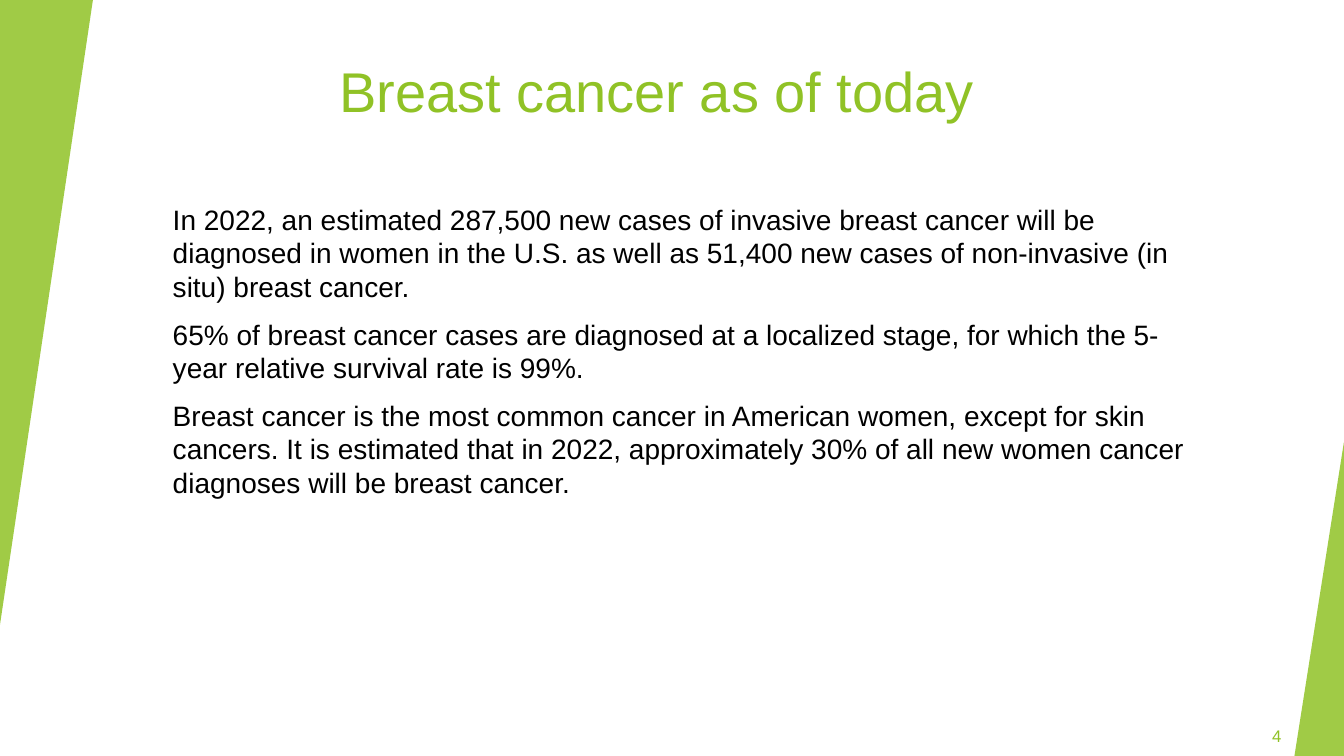
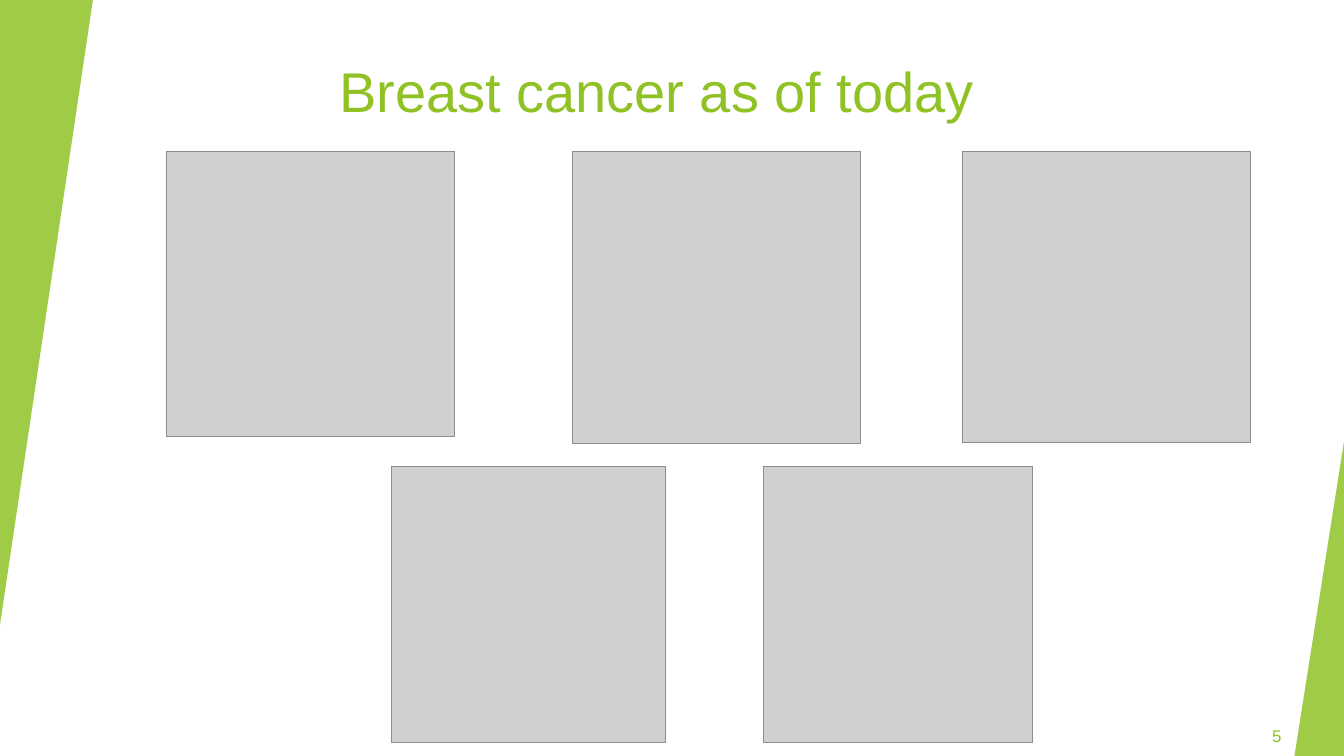
Before and after one commit to Shenhav26/Final_project, a slide deck: slide 5 of capstone project phase A.pptx (slide 4 before the commit). Drawn at 1344x756 pixels with LibreOffice and Linux fonts; fonts in the diff are those of the drawing; grey boxes stand for pictures. Boxes give left, top, right and bottom in pixels: in the first picture for what was removed or moved away, otherwise in the second. Text is boxed around its words. In the diff, an @@ line names an element or a change of style, - is before the commit and + after.

```diff
--- a/capstone project phase A.pptx
+++ b/capstone project phase A.pptx
@@ picture added at (166, 151, 455, 437) @@
@@ picture added at (573, 151, 861, 444) @@
@@ picture added at (963, 151, 1251, 443) @@
@@ text removed at (173, 209, 1183, 498) @@
-In 2022, an estimated 287,500 new cases of invasive breast cancer will be diagnosed in women in the U.S. as well as 51,400 new cases of non-invasive (in situ) breast cancer.
-65% of breast cancer cases are diagnosed at a localized stage, for which the 5-year relative survival rate is 99%.
-Breast cancer is the most common cancer in American women, except for skin cancers. It is estimated that in 2022, approximately 30% of all new women cancer diagnoses will be breast cancer.
@@ picture added at (391, 466, 665, 743) @@
@@ picture added at (763, 466, 1032, 743) @@
@@ page number at (1272, 730, 1281, 742): text changed @@
-4
+5
```
Also in this commit, not shown: 11 other slides changed, 3 slides added.
